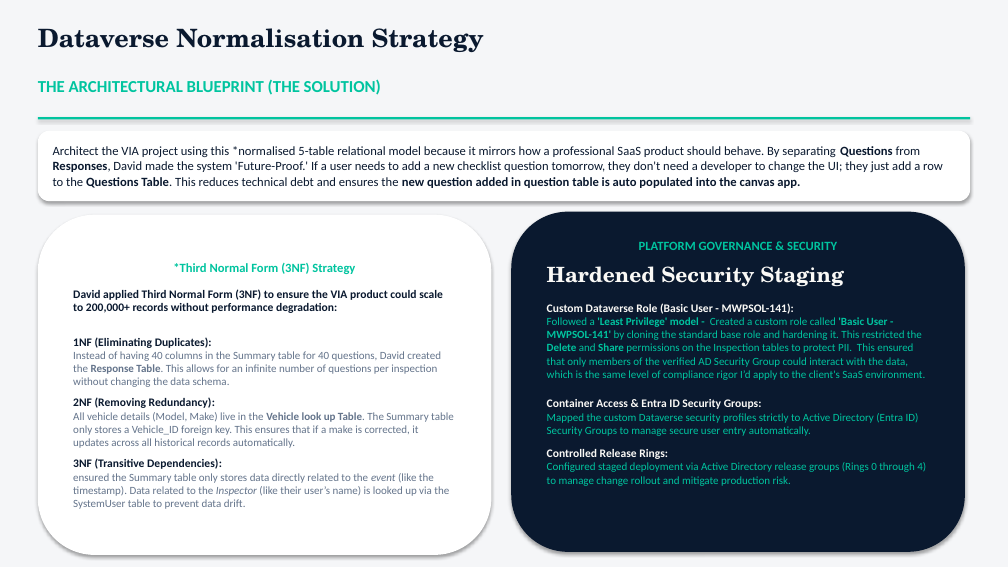
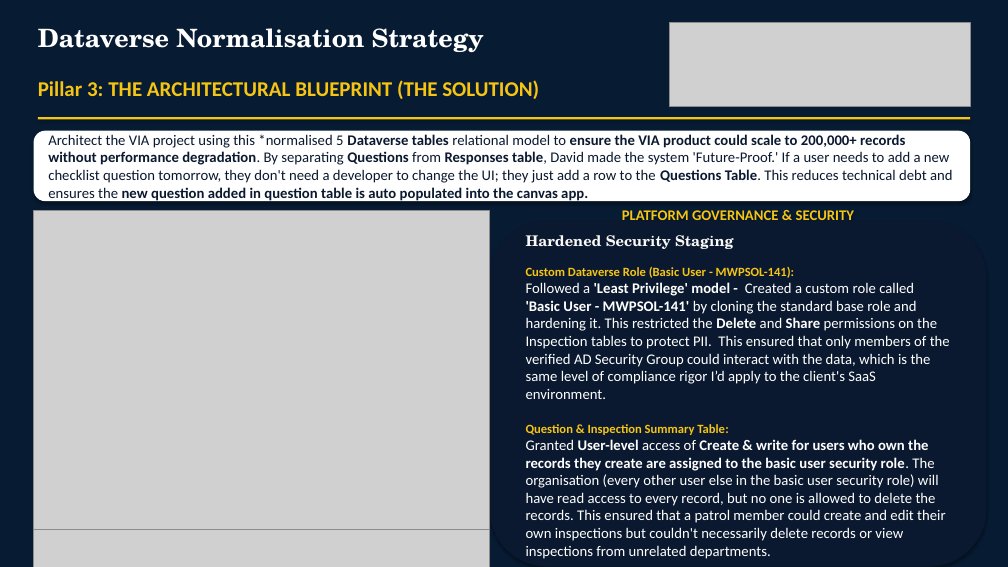
Before and after one commit to daveliong/Projects, a slide deck: slide 4 of VIA/vehicle_inspection_app_case_study.pptx (slide 3 before the commit). Drawn at 1008x567 pixels with LibreOffice and Linux fonts; fonts in the diff are those of the drawing; grey boxes stand for pictures. Boxes give left, top, right and bottom in pixels: in the first picture for what was removed or moved away, otherwise in the second. Text is boxed around its words. In the diff, an @@ line names an element or a change of style, - is before the commit and + after.

Commit message:
VIA Case study
Release of VIA

```diff
--- a/VIA/vehicle_inspection_app_case_study.pptx
+++ b/VIA/vehicle_inspection_app_case_study.pptx
@@ rectangle added at (0,0,1008,567), fill #071B33 @@
@@ text "Dataverse Normalisation Strategy" at (38,28,484,52): text colour #0A192F to #FFFFFF @@
@@ picture added at (669,23,970,106) @@
@@ text at (38,80,539,99): text changed; size 16 to 20 pt; text colour #00C49F to #F6C514 @@
-THE ARCHITECTURAL BLUEPRINT (THE SOLUTION)
+Pillar 3: THE ARCHITECTURAL BLUEPRINT (THE SOLUTION)
@@ rectangle at (38,117,970,119): fill #00C49F to #F6C514 @@
@@ rounded rectangle "Architect the VIA project using ...": place and size @@
-rounded rectangle "Architect the VIA project using ..." at (38,131,970,201)
+rounded rectangle "Architect the VIA project using ..." at (33,131,970,201)
@@ text in rounded rectangle at (48,134,953,202): text changed; size 12 to 14 pt @@
-Architect the VIA project using this *normalised 5-table relational model because it mirrors how a professional SaaS product should behave. By separating Questions from Responses, David made the system 'Future-Proof.' If a user needs to add a new checklist question tomorrow, they don't need a developer to change the UI; they just add a row to the Questions Table. This reduces technical debt and ensures the new question added in question table is auto populated into the canvas app.
+Architect the VIA project using this *normalised 5 Dataverse tables relational model to ensure the VIA product could scale to 200,000+ records without performance degradation. By separating Questions from Responses table, David made the system 'Future-Proof.' If a user needs to add a new checklist question tomorrow, they don't need a developer to change the UI; they just add a row to the Questions Table. This reduces technical debt and ensures the new question added in question table is auto populated into the canvas app.
@@ picture added at (33,210,489,532) @@
@@ rounded rectangle removed at (38,215,492,555) @@
-*Third Normal Form (3NF) Strategy
-David applied Third Normal Form (3NF) to ensure the VIA product could scale to 200,000+ records without performance degradation:
-1NF (Eliminating Duplicates):
-Instead of having 40 columns in the Summary table for 40 questions, David created the Response Table. This allows for an infinite number of questions per inspection without changing the data schema.
-2NF (Removing Redundancy):
-All vehicle details (Model, Make) live in the Vehicle look up Table. The Summary table only stores a Vehicle_ID foreign key. This ensures that if a make is corrected, it updates across all historical records automatically.
-3NF (Transitive Dependencies):
-ensured the Summary table only stores data directly related to the event (like the timestamp). Data related to the Inspector (like their user’s name) is looked up via the SystemUser table to prevent data drift.
@@ rounded rectangle "PLATFORM GOVERNANCE & SECURITY": place and size @@
-rounded rectangle "PLATFORM GOVERNANCE & SECURITY" at (511,212,965,552)
+rounded rectangle "PLATFORM GOVERNANCE & SECURITY" at (490,220,987,566)
@@ text in rounded rectangle at (526,210,950,399): size 12 to 14 pt, text colour #00C49F to #F6C514 in "PLATFORM GOVERNANCE & SECURITY"; size 20 to 14 pt in "Hardened Security Staging"; size 11 to 12 pt, text colour #FAF9F6 to #F6C514 in "Custom Dataverse Role (Basic User - MWPSOL-141):"; size 10.5 to 14 pt, text colour #00C49F to #FFFFFF in "Followed a 'Least Privilege' model - Created ..." @@
@@ text in rounded rectangle at (526,424,945,559): text changed; size 10.5 to 14 pt; text colour #00C49F to #FFFFFF @@
-Container Access & Entra ID Security Groups:
-Mapped the custom Dataverse security profiles strictly to Active Directory (Entra ID) Security Groups to manage secure user entry automatically.
-Controlled Release Rings:
-Configured staged deployment via Active Directory release groups (Rings 0 through 4) to manage change rollout and mitigate production risk.
+Question & Inspection Summary Table:
+Granted User-level access of Create & write for users who own the records they create are assigned to the basic user security role. The organisation (every other user else in the basic user security role) will have read access to every record, but no one is allowed to delete the records. This ensured that a patrol member could create and edit their own inspections but couldn't necessarily delete records or view inspections from unrelated departments.
@@ picture added at (33,530,489,567) @@
```
Also in this commit, not shown: 4 other slides changed, 2 slides added, 2 slides removed, 2 other files.
